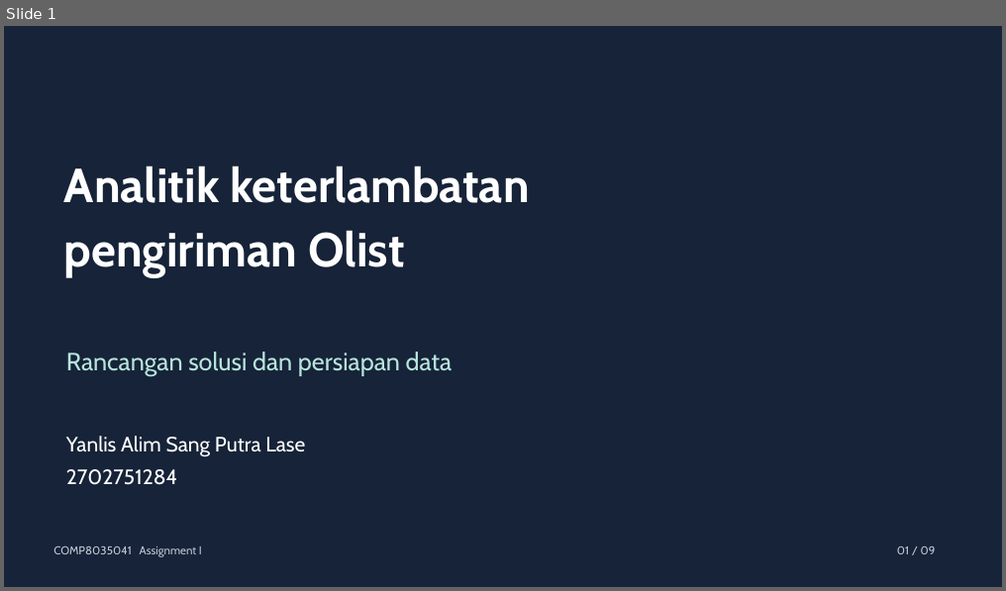
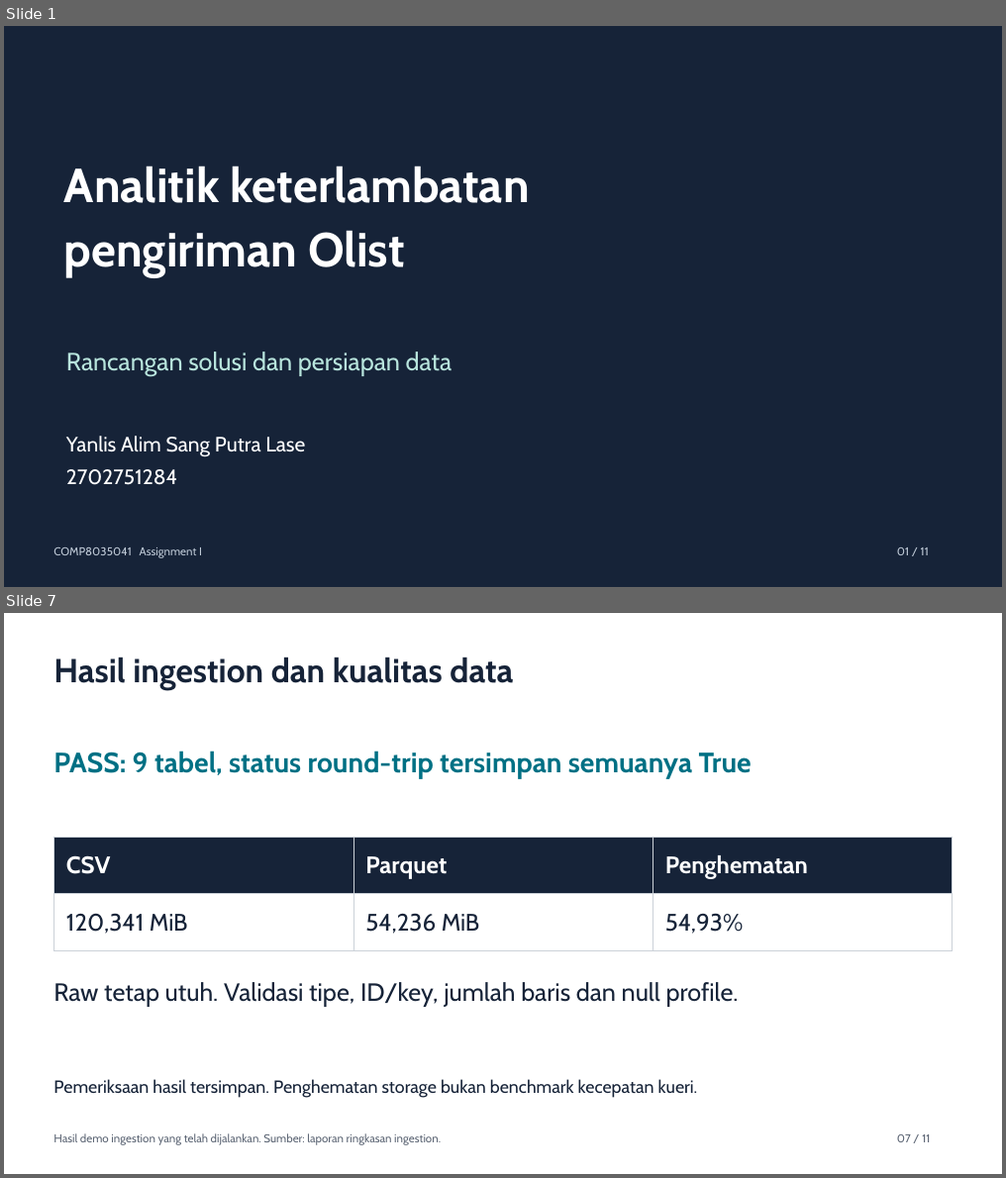
Before and after one commit to yanlis-lase-SSG7/2611-bigDataAnalitycs-assignment1, a slide deck: presentations/Assignment_I_Olist_2702751284.pptx. Shown one above the other, each under a label of ours: slide 1 before the commit, slides 1 and 7 after it; the slides between them are not shown. The pictures are 1006x591 and 1006x1178 pixels, drawn with LibreOffice and Linux fonts; fonts in the diff are those of the drawing. Boxes give left, top, right and bottom in pixels: in the first picture for what was removed or moved away, otherwise in the second. Text is boxed around its words. In the diff, an @@ line names an element or a change of style, - is before the commit and + after.

```diff
--- a/presentations/Assignment_I_Olist_2702751284.pptx
+++ b/presentations/Assignment_I_Olist_2702751284.pptx
@@ slide 7 added at (4,613,1002,1174), background #FFFFFF @@
@@ text added at (54,657,513,690), 32 pt, text #162338, bold @@
+Hasil ingestion dan kualitas data
@@ text added at (54,751,751,778), 27 pt, text #007084, bold @@
+PASS: 9 tabel, status round-trip tersimpan semuanya True
@@ table added at (54,837,952,952), 2 rows, 3 columns @@
+CSV | Parquet | Penghematan
+120,341 MiB | 54,236 MiB | 54,93%
@@ text added at (54,982,739,1007), 24 pt, text #162338 @@
+Raw tetap utuh. Validasi tipe, ID/key, jumlah baris dan null profile.
@@ text added at (54,1079,698,1098), 17 pt, text #162338 @@
+Pemeriksaan hasil tersimpan. Penghematan storage bukan benchmark kecepatan kueri.
@@ text added at (54,1134,441,1146), 11 pt, text #5D6675 @@
+Hasil demo ingestion yang telah dijalankan. Sumber: laporan ringkasan ingestion.
@@ text added at (897,1135,930,1143), 11 pt, text #5D6675 @@
+07 / 11
@@ slide 1 changed as well @@
@@ text at (897,548,929,556): text changed @@
-01 / 09
+01 / 11
```
Also in this commit, not shown: 4 other slides changed, 5 other slides added, 4 slides removed, 4 other files.
